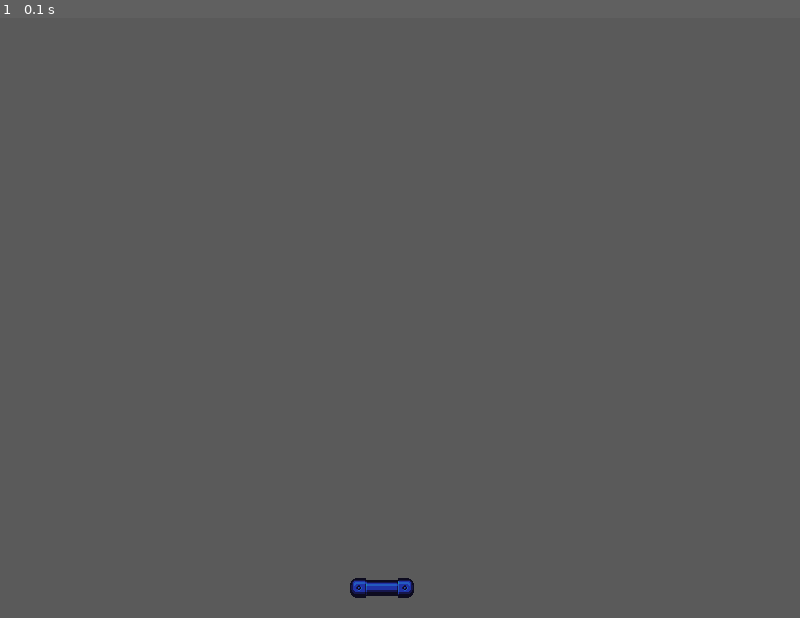
Above: before the commit, frame 1.
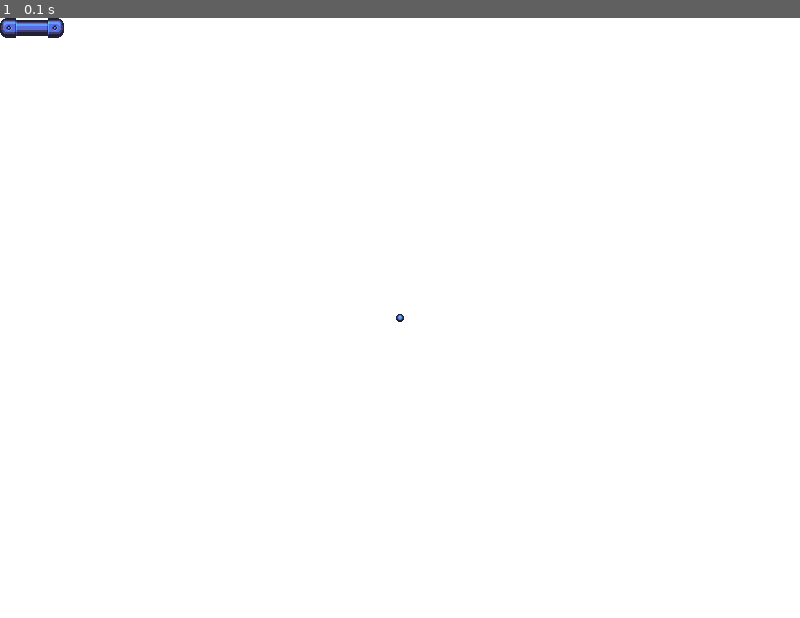
Above: after the commit, the same moment.

Repository: Kings-Crew/Gruppuppgift_pygame_projekt
Game: pygame game, started from main.py
The game is run twice, just before and just after one commit, with the same random seed, the same clock (stepped at 60 frames per second) and the same inputs.
Inputs:
- Up to frame 1 (0.1 s): no input

The runs differ from the first frame. In frame 1, 100% of the frame differs, in the area x 0-100%, y 0-100%.

Commit message:
ändrade classerna och cleanade upp koden + kommentarer

Diff:
--- a/main.py
+++ b/main.py
@@ -1,44 +1,52 @@
+
 import pygame
 import time
 import os
-#from pygame.locals import *
-pygame.init()
+import random
+
 FPS = 30
 WIDTH, HEIGHT = 800 , 600
+pygame.init()
 screen = pygame.display.set_mode((WIDTH,HEIGHT))
-GREY = (90,90,90)
+WHITE = (255,255,255)
+clock = pygame.time.Clock()#tar in fps variabeln senare
+all_sprites = pygame.sprite.Group()#en group som håller alla sprites,
 
-clock = pygame.time.Clock()
+img_folder = os.path.join('assets\images')#path till image folder, sparas som variabel
 
 def draw_window():#fills the screen with color white and updates the screen
-    screen.fill((GREY))
+    screen.fill((WHITE))
 
-class board(object):
+class board(pygame.sprite.Sprite):
     def __init__(self):
-        self.image = pygame.image.load(os.path.join('Assets\images', 'breakout_piece_blue.png'))
-        self.y = 560
-        self.x = 350
-    def handle_keys(self):
-        key = pygame.key.get_pressed()
-        dist = 10
-        """ if key[pygame.K_DOWN]:
-            self.y += dist
-        elif key[pygame.K_UP]:
-            self.y -= dist """
-        if key[pygame.K_RIGHT]:
-            self.x += dist
-        elif key[pygame.K_LEFT]:
-            self.x -= dist
+        pygame.sprite.Sprite.__init__(self)
+        self.image = pygame.image.load(os.path.join(img_folder, 'breakout_piece_blue.png')).convert_alpha()
+        self.rect = self.image.get_rect()#skapar en rect runt image
+        speed = 10
 
-    def draw(self, surface):
-        surface.blit(self.image, (self.x, self.y))
+
+class ball(pygame.sprite.Sprite):
+    def __init__(self):
+        pygame.sprite.Sprite.__init__(self)
+        self.image = pygame.image.load(os.path.join(img_folder, 'ball_piece_blue.png')).convert_alpha()
+        self.rect = self.image.get_rect()
+        self.rect.center = (WIDTH / 2, HEIGHT / 2)
+
+class player:
+    pass
 
 
 
-""" class player:
-    pass """
+board = board()
+ball = ball()
+all_sprites.add(board,ball)#instanser av sprite classes, läggs i en gemensam group för att enkelt kunna hantera fler sprites samtidigt
 
-board = board()
+def handle_keys():
+    key = pygame.key.get_pressed()
+    if key[pygame.K_RIGHT]and board.Right < WIDTH:
+        board.Right = board.speed
+    elif key[pygame.K_LEFT] and board.Left > 0:
+        board.Left -= board.speed
 
 class Main:
     pass
@@ -52,13 +60,12 @@
                     running = False
 
 
-            board.handle_keys()
-            draw_window()
-            board.draw(screen)
+
+            handle_keys()#just nu ej fungerande, håller på med att fixa det
+            all_sprites.update()#uppdaterar alla sprites som är i sprite.group()
+            draw_window()#gör bakgrunden vit
+            all_sprites.draw(screen)#printar/ritar ut alla sprites i sprite.group()
             pygame.display.update()
-
-
-
 
     if __name__ == "__main__":
         main()
